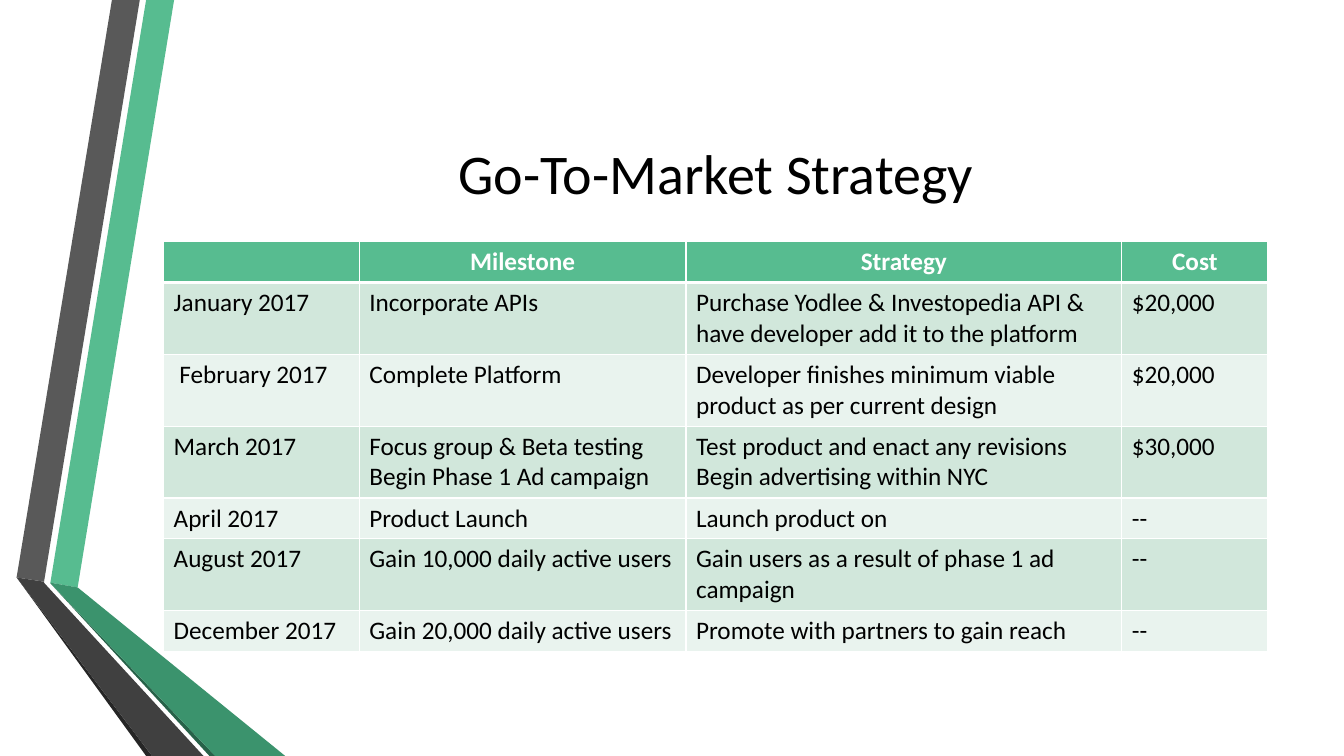
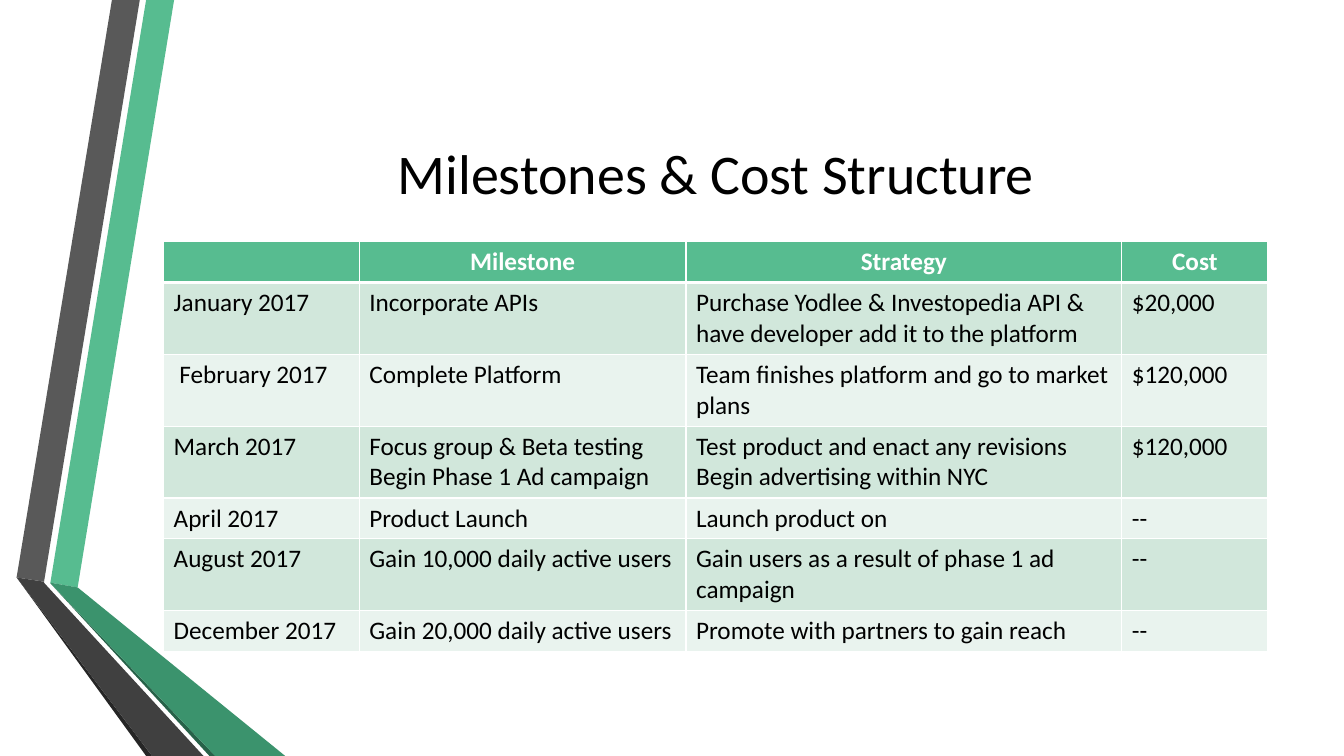
Before and after one commit to cjalexander94/DisruptHarlem03, a slide deck: slide 8 of clifton_alexander/individual_project/project/finesse_business/Finesse Pitch Deck.pptx. Drawn at 1344x756 pixels with LibreOffice and Linux fonts; fonts in the diff are those of the drawing; background and template pictures are left out. Boxes give left, top, right and bottom in pixels: in the first picture for what was removed or moved away, otherwise in the second. Text is boxed around its words. In the diff, an @@ line names an element or a change of style, - is before the commit and + after.

```diff
--- a/clifton_alexander/individual_project/project/finesse_business/Finesse Pitch Deck.pptx
+++ b/clifton_alexander/individual_project/project/finesse_business/Finesse Pitch Deck.pptx
@@ title at [398, 155, 1033, 195]: text changed @@
-Go-To-Market Strategy
+Milestones & Cost Structure
@@ table at [163, 242, 1267, 650] @@
-row 3, column 3: Developer finishes minimum viable product as per current design
+row 3, column 3: Team finishes platform and go to market plans
-row 3, column 4: $20,000
+row 3, column 4: $120,000
-row 4, column 4: $30,000
+row 4, column 4: $120,000
```
Also in this commit, not shown: 5 other slides changed, 1 slide added, 1 slide removed, 3 other files.
